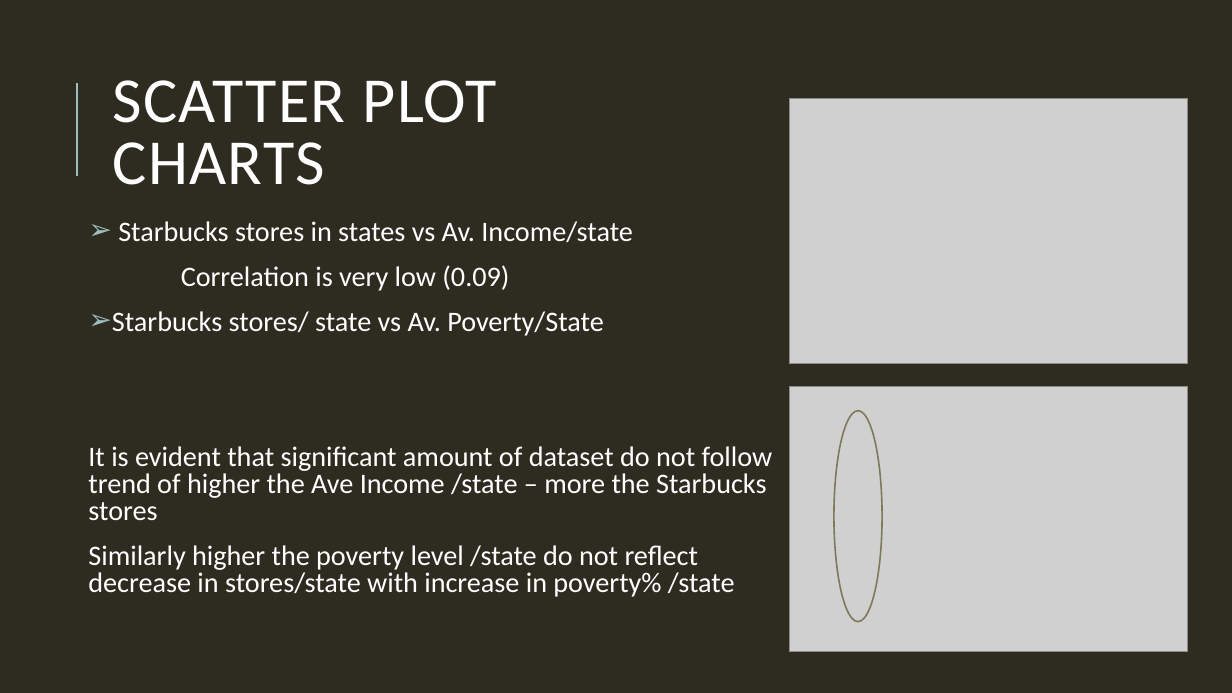
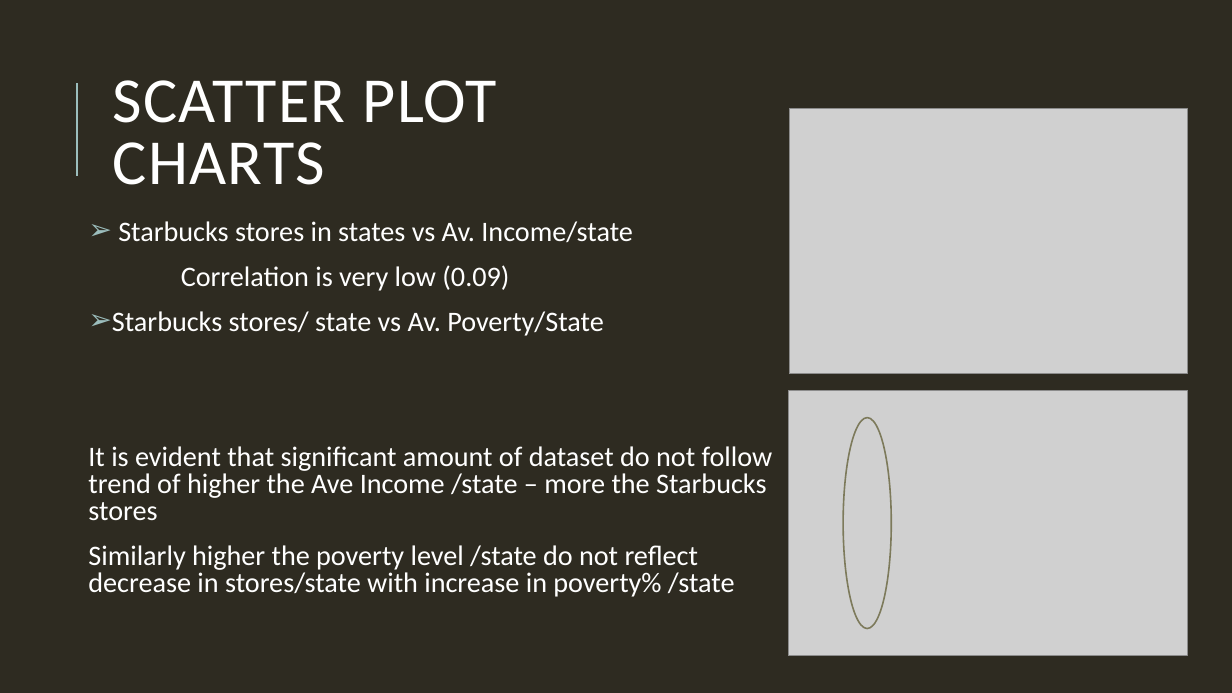
Before and after one commit to sk1990/Project_1_starbucks, a slide deck: slide 8 of Deeper dive and analysis of Starbucks locations.pptx. Drawn at 1232x693 pixels with LibreOffice and Linux fonts; fonts in the diff are those of the drawing; grey boxes stand for pictures. Boxes give left, top, right and bottom in pixels: in the first picture for what was removed or moved away, otherwise in the second. Text is boxed around its words. In the diff, an @@ line names an element or a change of style, - is before the commit and + after.

Commit message:
Edited ppt

```diff
--- a/Deeper dive and analysis of Starbucks locations.pptx
+++ b/Deeper dive and analysis of Starbucks locations.pptx
@@ picture: place and size @@
-picture at bbox=[789, 98, 1188, 363]
+picture at bbox=[789, 108, 1188, 373]
@@ picture: place and size @@
-picture at bbox=[789, 386, 1188, 652]
+picture at bbox=[788, 390, 1188, 655]
@@ ellipse: place and size @@
-ellipse at bbox=[835, 410, 883, 621]
+ellipse at bbox=[844, 418, 892, 628]
```
Also in this commit, not shown: 1 other slide changed, 1 other file.
